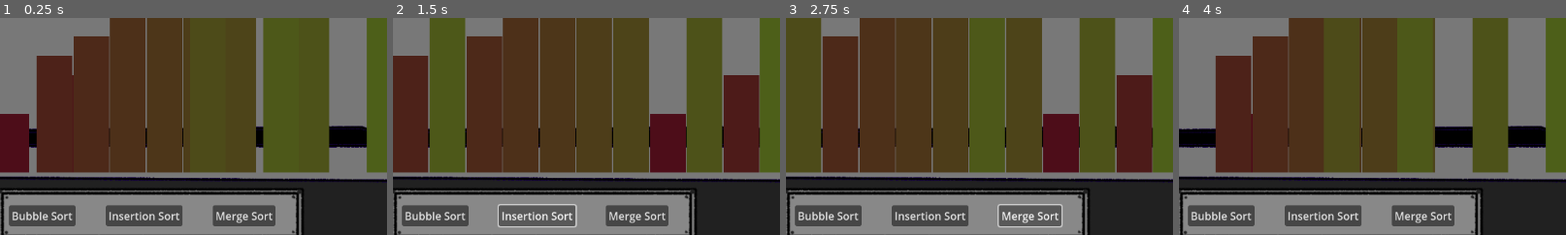
Above: before the commit, frames 1-4 (left to right).
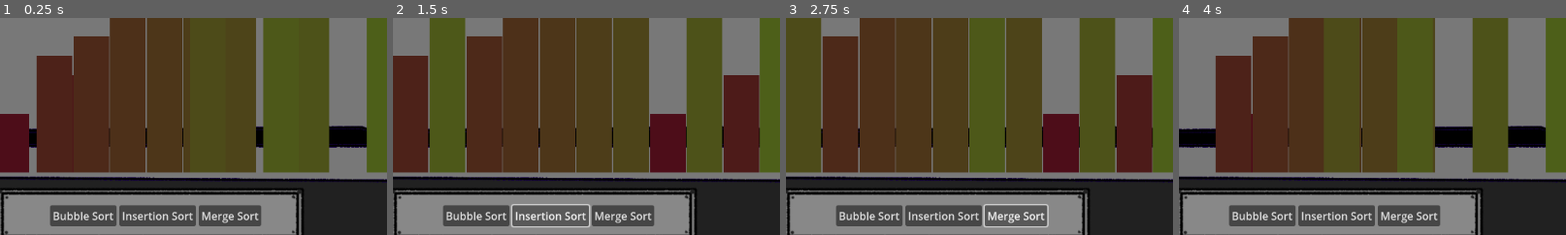
Above: after the commit, the same moments.

Repository: jematson/CS471ChappellChase
Game: Godot game, scene res://scenes/level.tscn
The game is run twice, just before and just after one commit, with the same random seed, the same clock (stepped at 60 frames per second) and the same inputs. This scene is started directly instead of the project's main scene.
Inputs:
- Up to frame 1 (0.25 s): no input
- Up to frame 2 (1.5 s): click "Bubble Sort" at 0.5 s; click "Insertion Sort" at 1.25 s
- Up to frame 3 (2.75 s): click "Merge Sort" at 2 s
- Up to frame 4 (4 s): click "Return to Menu" at 2.75 s; click "Game" at 3.5 s
The pictures show only the part of the screen within x 44-94%, y 44-94%; the shares and areas given below are measured in that part.

The runs differ from the first frame. In frame 1, 3.7% of the frame differs, in the area x 2-72%, y 86-96%; in frame 2, 3.8%, in the area x 2-72%, y 85-97%; in frame 3, 3.8%; in frame 4, 3.7%.
Error in both runs: Attempt to call function '<anonymous lambda>(self lambda) (Callable)' on a null instance. (res://source/insertion_sort.gd:13)

Commit message:
Implemented practice mode, with all algorithms available, shuffle button, and ability to choose between large and small data sets

Diff:
--- a/scenes/algorithm_menu.tscn
+++ b/scenes/algorithm_menu.tscn
@@ -1,7 +1,6 @@
 [gd_scene load_steps=2 format=3 uid="uid://c84hilvcwcvgs"]
 
 [ext_resource type="Script" uid="uid://cmyvtcbni7lgt" path="res://source/algorithm_menu.gd" id="1_hi5xi"]
-[ext_resource type="Script" uid="uid://dv7l6s7e77h3a" path="res://source/algorithm_menu.gd" id="1_hi5xi"]
 
 [node name="AlgorithmMenu" type="Node2D"]
 script = ExtResource("1_hi5xi")
@@ -16,12 +15,12 @@
 text = "Shuffle
 "
 
-[node name="HBoxContainer" type="HBoxContainer" parent="."]
-offset_left = 518.0
+[node name="HBoxContainer" type="HFlowContainer" parent="."]
+offset_left = 503.0
 offset_top = 562.0
-offset_right = 1208.0
-offset_bottom = 593.0
-theme_override_constants/separation = 45
+offset_right = 969.0
+offset_bottom = 643.0
+alignment = 1
 
 [node name="BubbleSortButton" type="Button" parent="HBoxContainer"]
 layout_mode = 2
--- a/scenes/level.tscn
+++ b/scenes/level.tscn
@@ -132,6 +132,7 @@
 script = ExtResource("4_mx8sn")
 
 [node name="DeathScreen" type="AnimatedSprite2D" parent="TimerLabel"]
+visible = false
 position = Vector2(531.5, -271.99997)
 scale = Vector2(1.8949842, 1.4374999)
 sprite_frames = SubResource("SpriteFrames_cr74b")
--- /dev/null
+++ b/scenes/practice_level.tscn
@@ -0,0 +1,166 @@
+[gd_scene load_steps=27 format=3 uid="uid://bytv0a4eoqjw2"]
+
+[ext_resource type="Script" uid="uid://c4e021dnq3urm" path="res://source/practice_level.gd" id="1_mywij"]
+[ext_resource type="Texture2D" uid="uid://d18elevb8e68q" path="res://scenes/chappellbasement.png" id="2_7elij"]
+[ext_resource type="PackedScene" uid="uid://crmsvxie0bwea" path="res://scenes/algorithm_executer.tscn" id="3_25emc"]
+[ext_resource type="PackedScene" uid="uid://c84hilvcwcvgs" path="res://scenes/algorithm_menu.tscn" id="4_qh7p1"]
+[ext_resource type="Script" uid="uid://dx1caorfod2v5" path="res://sort_timer.gd" id="5_nsrdn"]
+[ext_resource type="Texture2D" uid="uid://cb4ptbniqi3dk" path="res://sprites/frame_00_delay-0.04s.png" id="6_keyi3"]
+[ext_resource type="Texture2D" uid="uid://bh5aupnm0huvn" path="res://sprites/frame_01_delay-0.04s.png" id="7_2ufi1"]
+[ext_resource type="Texture2D" uid="uid://bk5l4iywtxsbl" path="res://sprites/frame_02_delay-0.05s.png" id="8_tgikd"]
+[ext_resource type="Texture2D" uid="uid://b8bdqqvdmca7" path="res://sprites/frame_03_delay-0.04s.png" id="9_5m4yx"]
+[ext_resource type="Texture2D" uid="uid://djj8f7o5ental" path="res://sprites/frame_04_delay-0.04s.png" id="10_o8gya"]
+[ext_resource type="Texture2D" uid="uid://y7l8a00uewp1" path="res://sprites/frame_05_delay-0.04s.png" id="11_hh7vj"]
+[ext_resource type="Texture2D" uid="uid://b0x7vkx1ec1xi" path="res://sprites/frame_06_delay-0.04s.png" id="12_j4geh"]
+[ext_resource type="Texture2D" uid="uid://bn3s0xslgg5gx" path="res://sprites/frame_07_delay-0.04s.png" id="13_0he4i"]
+[ext_resource type="Texture2D" uid="uid://dl4txeu4dm6bw" path="res://sprites/frame_08_delay-0.05s.png" id="14_231ay"]
+[ext_resource type="Texture2D" uid="uid://cou1ryuv3xkp0" path="res://sprites/frame_09_delay-0.04s.png" id="15_qcsxv"]
+[ext_resource type="Texture2D" uid="uid://c8x83osbtl7kv" path="res://sprites/frame_10_delay-0.04s.png" id="16_aw0bn"]
+[ext_resource type="Texture2D" uid="uid://dtjd2agcd1pun" path="res://sprites/frame_11_delay-0.04s.png" id="17_2pe5y"]
+[ext_resource type="Texture2D" uid="uid://bve0qg1xrlei6" path="res://sprites/frame_12_delay-0.04s.png" id="18_cpien"]
+[ext_resource type="Texture2D" uid="uid://dwd2e1be5y56w" path="res://sprites/frame_13_delay-0.04s.png" id="19_20nb4"]
+[ext_resource type="Texture2D" uid="uid://buehkylqfx0sk" path="res://sprites/frame_14_delay-0.05s.png" id="20_egh8a"]
+[ext_resource type="Texture2D" uid="uid://cxt5ltudfekoa" path="res://sprites/frame_15_delay-0.04s.png" id="21_50smb"]
+[ext_resource type="Texture2D" uid="uid://bk63kdlpu1ya1" path="res://sprites/frame_16_delay-0.04s.png" id="22_h1ruq"]
+[ext_resource type="Texture2D" uid="uid://b7xa60wg0vfxs" path="res://sprites/frame_17_delay-0.04s.png" id="23_d0hp0"]
+[ext_resource type="Texture2D" uid="uid://cwxre38buu470" path="res://sprites/frame_18_delay-0.04s.png" id="24_a1qvv"]
+[ext_resource type="Texture2D" uid="uid://ctqyv5eaiq8vu" path="res://sprites/frame_19_delay-0.04s.png" id="25_8ofgx"]
+
+[sub_resource type="SpriteFrames" id="SpriteFrames_cr74b"]
+animations = [{
+"frames": [{
+"duration": 1.0,
+"texture": ExtResource("6_keyi3")
+}, {
+"duration": 1.0,
+"texture": ExtResource("7_2ufi1")
+}, {
+"duration": 1.0,
+"texture": ExtResource("8_tgikd")
+}, {
+"duration": 1.0,
+"texture": ExtResource("9_5m4yx")
+}, {
+"duration": 1.0,
+"texture": ExtResource("10_o8gya")
+}, {
+"duration": 1.0,
+"texture": ExtResource("11_hh7vj")
+}, {
+"duration": 1.0,
+"texture": ExtResource("12_j4geh")
+}, {
+"duration": 1.0,
+"texture": ExtResource("13_0he4i")
+}, {
+"duration": 1.0,
+"texture": ExtResource("14_231ay")
+}, {
+"duration": 1.0,
+"texture": ExtResource("15_qcsxv")
+}, {
+"duration": 1.0,
+"texture": ExtResource("16_aw0bn")
+}, {
+"duration": 1.0,
+"texture": ExtResource("17_2pe5y")
+}, {
+"duration": 1.0,
+"texture": ExtResource("18_cpien")
+}, {
+"duration": 1.0,
+"texture": ExtResource("19_20nb4")
+}, {
+"duration": 1.0,
+"texture": ExtResource("20_egh8a")
+}, {
+"duration": 1.0,
+"texture": ExtResource("21_50smb")
+}, {
+"duration": 1.0,
+"texture": ExtResource("22_h1ruq")
+}, {
+"duration": 1.0,
+"texture": ExtResource("23_d0hp0")
+}, {
+"duration": 1.0,
+"texture": ExtResource("24_a1qvv")
+}, {
+"duration": 1.0,
+"texture": ExtResource("25_8ofgx")
+}],
+"loop": true,
+"name": &"gif_animation",
+"speed": 5.0
+}]
+
+[node name="Level" type="Node2D"]
+script = ExtResource("1_mywij")
+
+[node name="TextureRect" type="TextureRect" parent="."]
+offset_left = -25.0
+offset_top = -21.0
+offset_right = 1185.0
+offset_bottom = 665.0
+texture = ExtResource("2_7elij")
+
+[node name="AlgorithmExecuter" parent="." instance=ExtResource("3_25emc")]
+
+[node name="AlgorithmMenu" parent="." instance=ExtResource("4_qh7p1")]
+
+[node name="MenuButton" type="Button" parent="."]
+offset_left = 14.0
+offset_top = 165.0
+offset_right = 118.0
+offset_bottom = 281.0
+text = "Return
+to
+Menu"
+
+[node name="ShuffleButton" type="Button" parent="."]
+offset_left = 29.0
+offset_top = 577.0
+offset_right = 117.0
+offset_bottom = 608.0
+text = "Shuffle"
+
+[node name="LargeButton" type="Button" parent="."]
+offset_left = 269.0
+offset_top = 578.0
+offset_right = 390.0
+offset_bottom = 609.0
+text = "Large Data Set"
+
+[node name="SmallButton" type="Button" parent="."]
+offset_left = 131.0
+offset_top = 578.0
+offset_right = 251.0
+offset_bottom = 609.0
+text = "Small Data Set"
+
+[node name="LevelLabel" type="Label" parent="."]
+offset_left = 44.0
+offset_top = 545.0
+offset_right = 98.0
+offset_bottom = 568.0
+text = "Level 0"
+
+[node name="TimerLabel" type="Label" parent="."]
+visible = false
+offset_left = 49.0
+offset_top = 593.0
+offset_right = 89.0
+offset_bottom = 616.0
+script = ExtResource("5_nsrdn")
+
+[node name="DeathScreen" type="AnimatedSprite2D" parent="TimerLabel"]
+position = Vector2(531.5, -271.99997)
+scale = Vector2(1.8949842, 1.4374999)
+sprite_frames = SubResource("SpriteFrames_cr74b")
+animation = &"gif_animation"
+
+[connection signal="pressed" from="MenuButton" to="." method="_on_menu_button_pressed"]
+[connection signal="pressed" from="ShuffleButton" to="." method="_on_shuffle_button_pressed"]
+[connection signal="pressed" from="LargeButton" to="." method="_on_large_button_pressed"]
+[connection signal="pressed" from="SmallButton" to="." method="_on_small_button_pressed"]
+[connection signal="animation_looped" from="TimerLabel/DeathScreen" to="TimerLabel" method="_on_death_screen_animation_looped"]
--- a/source/main_menu.gd
+++ b/source/main_menu.gd
@@ -6,4 +6,4 @@
 
 
 func _on_practice_button_pressed() -> void:
-	print("Practice Mode button pressed")
+	get_tree().change_scene_to_file("res://scenes/practice_level.tscn")
--- /dev/null
+++ b/source/practice_level.gd
@@ -0,0 +1,57 @@
+extends Node2D
+
+#var num_stairs = 15
+var stair_start = [1,2,3,4,5,6,7,8,9,10,11,12,13,14,15]
+var algorithm_options = ["BubbleSortButton",
+						"MergeSortButton",
+						"InsertionSortButton",
+						"QuickSortButton",
+						"SelectionSortButton"]
+
+@onready var executor = $AlgorithmExecuter
+@onready var button = $AlgorithmMenu
+@onready var label = $LevelLabel
+@onready var thedisplay = executor.display
+
+
+func _ready():
+	# Initialize large random list for level 2
+
+	label.text = "Practice Mode"
+	executor.algorithm_done.connect(thedisplay.check_display)
+	#thedisplay.display_sorted.connect(self.new_level)
+	button.shuffle.connect(executor.shuffle_stairs)
+	button.bubble.connect(executor.bubble_sort)
+	button.quick.connect(executor.call_quicksort)
+	button.insert.connect(executor.call_insertionsort)
+	button.selection.connect(executor.call_selectionsort)
+	button.merge.connect(executor.call_merge_sort)
+
+	button.button_options(algorithm_options)
+	executor.initialize_stairs(stair_start.size(), stair_start)
+
+
+func _on_menu_button_pressed() -> void:
+	get_tree().change_scene_to_file("res://scenes/main_menu.tscn")
+
+
+func _on_shuffle_button_pressed() -> void:
+	executor.shuffle_stairs()
+
+
+func _on_large_button_pressed() -> void:
+	if stair_start.size() != 50:
+		stair_start = []
+		for i in range (1, 51):
+			stair_start.append(i)
+		executor.reset()
+		executor.initialize_stairs(stair_start.size(), stair_start)
+
+
+func _on_small_button_pressed() -> void:
+	if stair_start.size() != 15:
+		stair_start = []
+		for i in range (1, 16):
+			stair_start.append(i)
+		executor.reset()
+		executor.initialize_stairs(stair_start.size(), stair_start)
Not shown: 1 places in scenes/main_menu.tscn that only renumber resources
